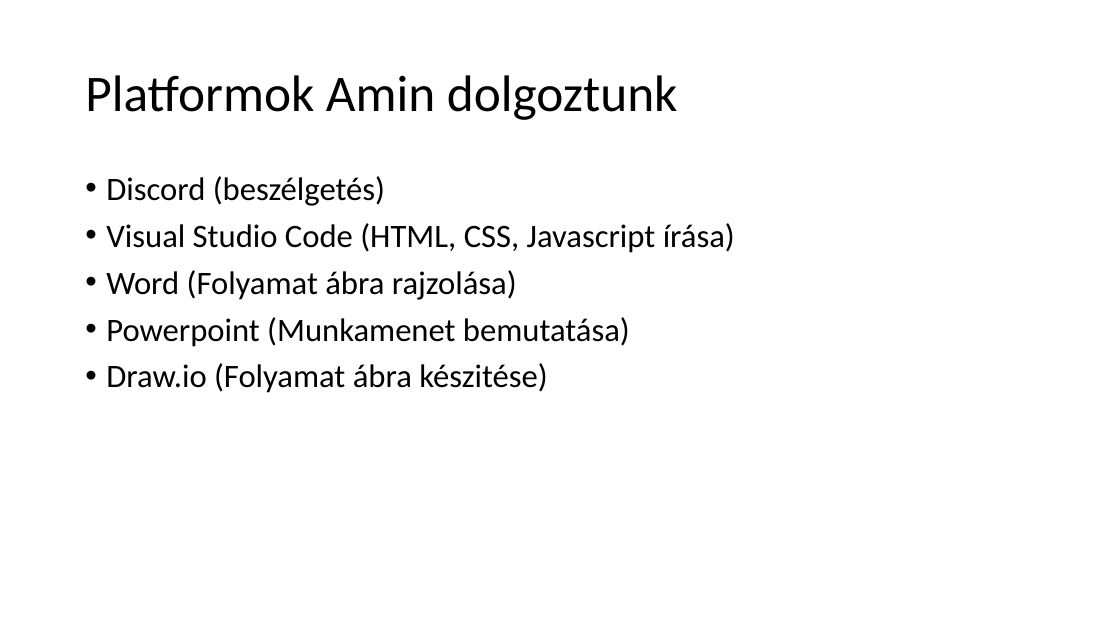
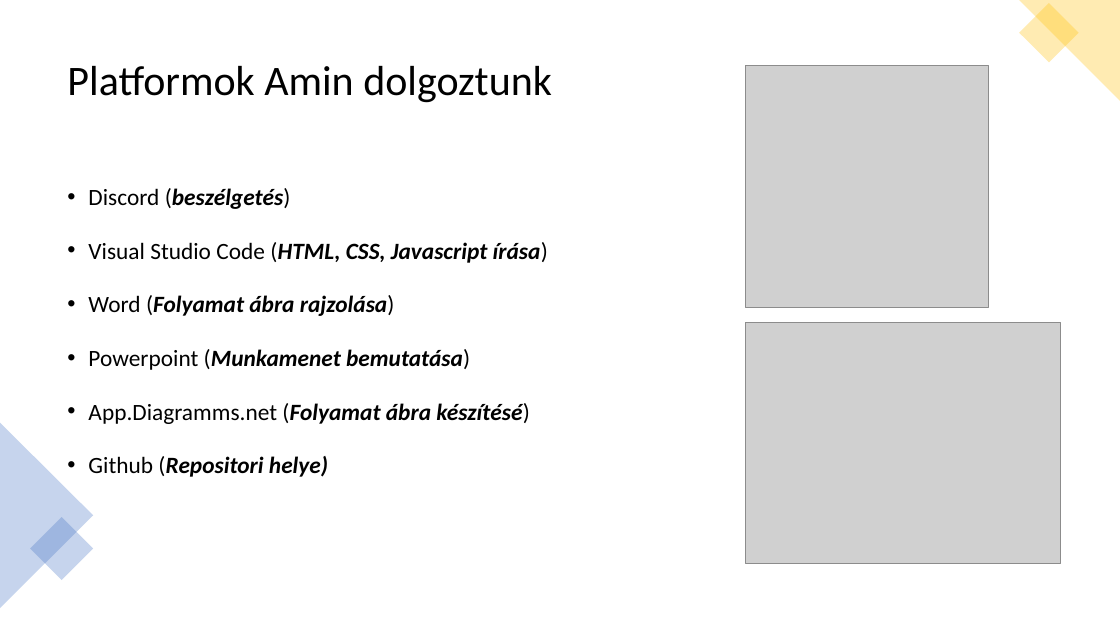
Before and after one commit to Hbence10/algoritmus-projekt, a slide deck: slide 2 of munkamenet.pptx. Drawn at 1120x630 pixels with LibreOffice and Linux fonts; fonts in the diff are those of the drawing; grey boxes stand for pictures. Boxes give left, top, right and bottom in pixels: in the first picture for what was removed or moved away, otherwise in the second. Text is boxed around its words. In the diff, an @@ line names an element or a change of style, - is before the commit and + after.

Commit message:
finish ppt

```diff
--- a/munkamenet.pptx
+++ b/munkamenet.pptx
@@ title "Platformok Amin dolgoztunk": place and size @@
-title "Platformok Amin dolgoztunk" at <box>85,75,678,120</box>
+title "Platformok Amin dolgoztunk" at <box>67,66,552,103</box>
@@ title "Platformok Amin dolgoztunk" at <box>67,66,552,103</box>: size 44 to 36 pt @@
@@ triangle added at <box>1019,0,1120,101</box>, fill #FFC000 at 30% opacity @@
@@ rectangle added at <box>1020,3,1079,62</box>, fill #FFC000 at 30% opacity @@
@@ picture added at <box>746,66,988,308</box> @@
@@ text "Discord (beszélgetés)": place and size @@
-text "Discord (beszélgetés)" at <box>106,176,735,393</box>
+text "Discord (beszélgetés)" at <box>88,188,548,477</box>
@@ text at <box>88,188,548,370</box>: size 28 to 20 pt in "Discord (beszélgetés)", "Visual Studio Code (HTML, CSS, Javascript írása)", "Word (Folyamat ábra rajzolása)", "Powerpoint (Munkamenet bemutatása)"; bold on, italic on in "(beszélgetés)", "(HTML, CSS, Javascript írása)", "(Folyamat ábra rajzolása)", "(Munkamenet bemutatása)"; line spacing 0.9 to 1.5 @@
@@ picture added at <box>746,323,1061,564</box> @@
@@ text at <box>88,403,529,477</box>: text changed; size 28 to 20 pt; bold on; italic on @@
-• Draw.io (Folyamat ábra készitése)
+• App.Diagramms.net (Folyamat ábra készítésé)
+• Github (Repositori helye)
@@ triangle added at <box>0,423,93,608</box>, fill #4472C4 at 30% opacity @@
@@ rectangle added at <box>30,517,93,580</box>, fill #4472C4 at 30% opacity @@
```
Also in this commit, not shown: 1 other slide changed, 5 slides added, 2 other files.
